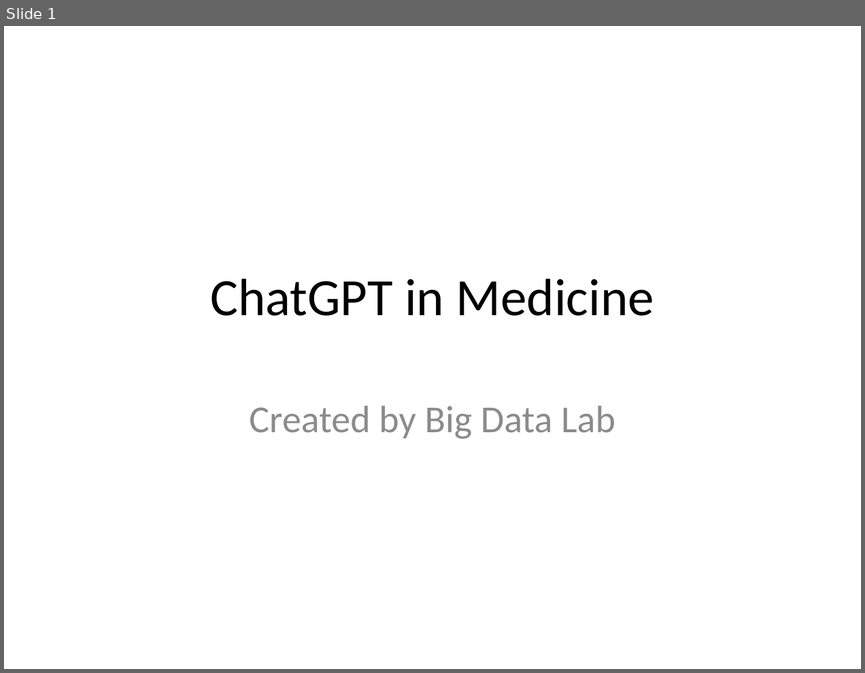
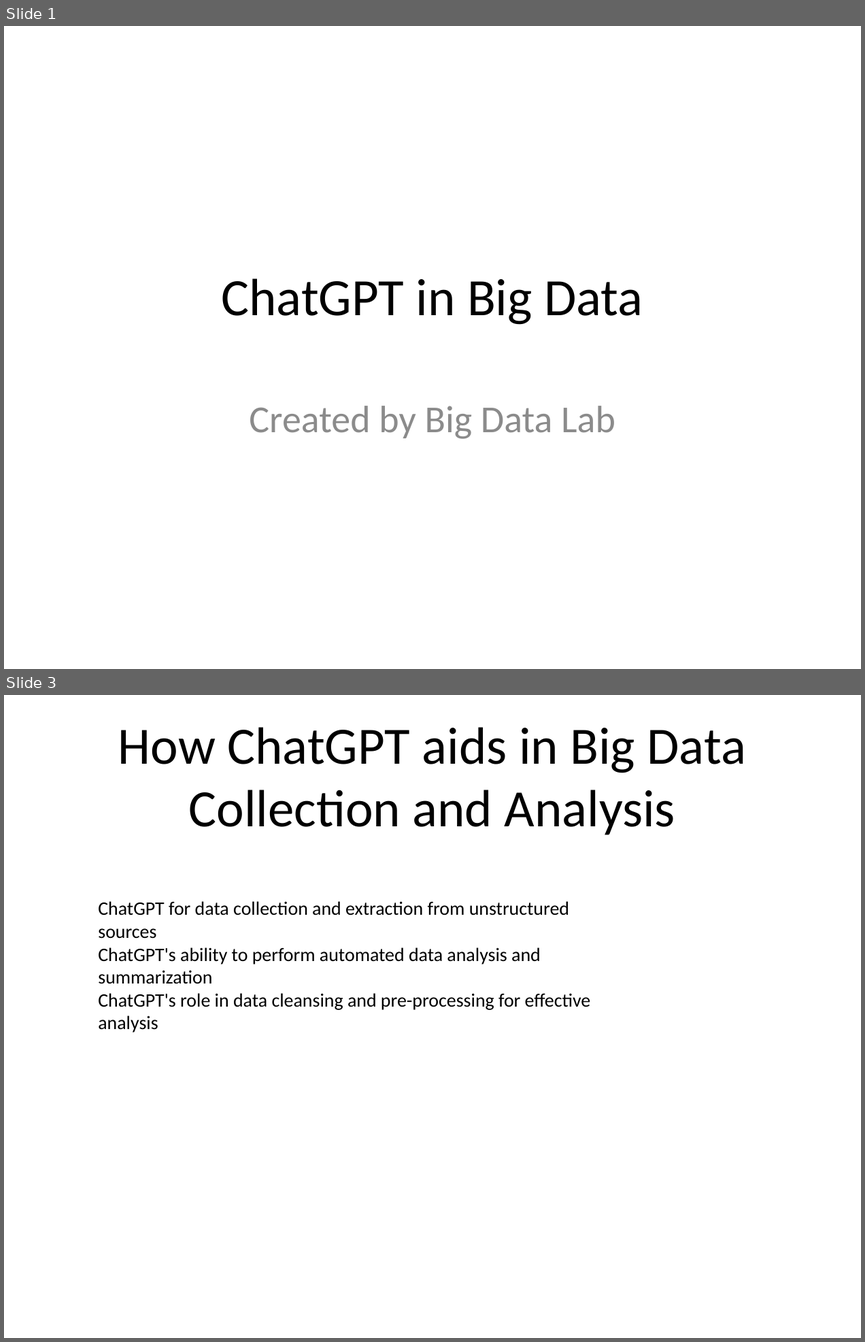
Before and after one commit to bithabib/create_ppt_using_chatgpt, a slide deck: First_presentation.pptx. Shown one above the other, each under a label of ours: slide 1 before the commit, slides 1 and 3 after it; the slides between them are not shown. The pictures are 865x673 and 865x1342 pixels, drawn with LibreOffice and Linux fonts; fonts in the diff are those of the drawing. Boxes give left, top, right and bottom in pixels: in the first picture for what was removed or moved away, otherwise in the second. Text is boxed around its words. In the diff, an @@ line names an element or a change of style, - is before the commit and + after.

```diff
--- a/First_presentation.pptx
+++ b/First_presentation.pptx
@@ slide 3 added at (4, 695, 861, 1338), background #FFFFFF @@
@@ title added at (118, 727, 746, 835), 44 pt, text #000000 @@
+How ChatGPT aids in Big Data Collection and Analysis
@@ text added at (98, 901, 591, 1032), 16 pt, text #000000 @@
+ChatGPT for data collection and extraction from unstructured sources
+ChatGPT's ability to perform automated data analysis and summarization
+ChatGPT's role in data cleansing and pre-processing for effective analysis
@@ slide 1 changed as well @@
@@ title at (221, 278, 643, 325): text changed @@
-ChatGPT in Medicine
+ChatGPT in Big Data
```
Also in this commit, not shown: 3 other slides added, 8 other files.
